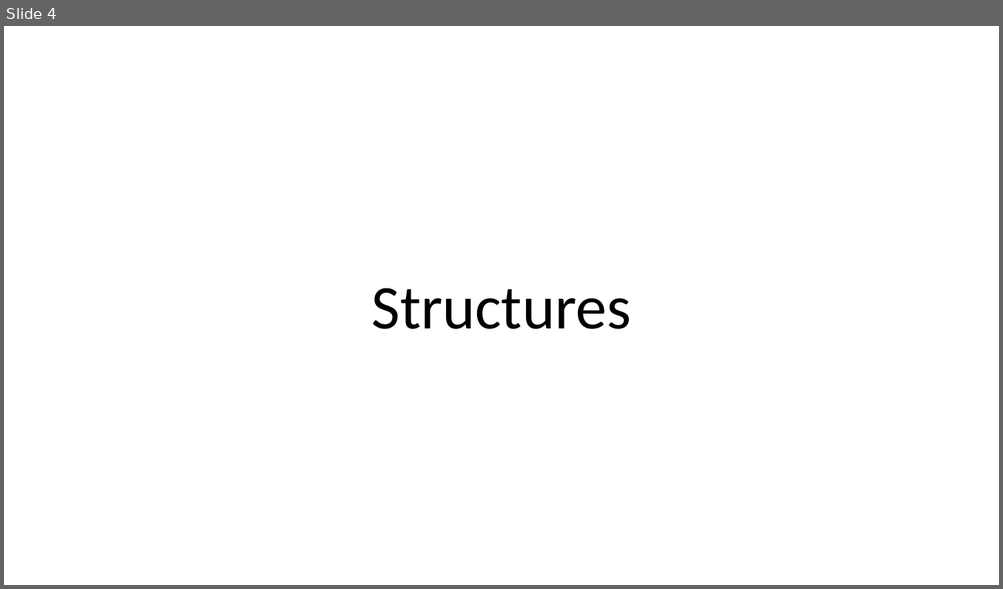
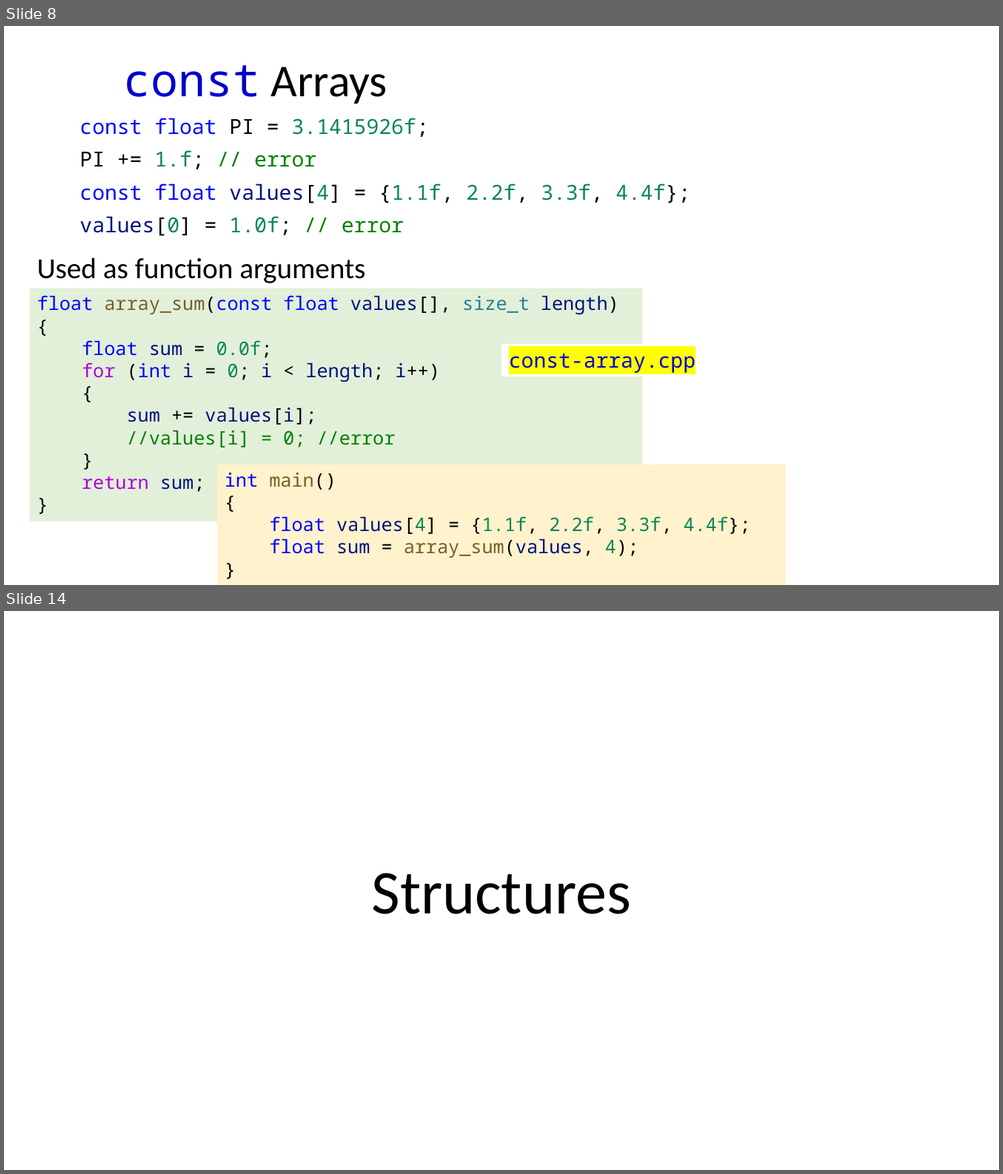
Before and after one commit to dayekuaipao/CPPLearning, a slide deck: week04/Lecture04.pptx. Shown one above the other, each under a label of ours: slide 4 before the commit, slides 8 and 14 after it; the slides between them are not shown. The pictures are 1003x589 and 1003x1174 pixels, drawn with LibreOffice and Linux fonts; fonts in the diff are those of the drawing; background and template pictures are left out. Boxes give left, top, right and bottom in pixels: in the first picture for what was removed or moved away, otherwise in the second. Text is boxed around its words. In the diff, an @@ line names an element or a change of style, - is before the commit and + after.

```diff
--- a/week04/Lecture04.pptx
+++ b/week04/Lecture04.pptx
@@ slide 8 added at bbox=[4, 26, 999, 585], background #FFFFFF @@
@@ title added at bbox=[124, 65, 387, 104], 44 pt, text #000000 @@
+const Arrays
@@ text added at bbox=[79, 118, 690, 236], 20 pt, text #098658 @@
+const float PI = 3.1415926f;
+PI += 1.f; // error
+const float values[4] = {1.1f, 2.2f, 3.3f, 4.4f};
+values[0] = 1.0f; // error
@@ text added at bbox=[37, 258, 365, 284], 28 pt, text #000000 @@
+Used as function arguments
@@ rectangle added at bbox=[29, 289, 642, 522], fill #E2F0D9, 18 pt, text #001080 @@
+float array_sum(const float values[], size_t length)
+{
+float sum = 0.0f;
+for (int i = 0; i < length; i++)
+{
+sum += values[i];
+//values[i] = 0; //error
+}
+return sum;
+}
@@ rectangle added at bbox=[502, 344, 706, 377], fill #FFFFFF, 20 pt, text #0000CC @@
+const-array.cpp
@@ rectangle added at bbox=[217, 465, 786, 585], fill #FFF2CC, 18 pt, text #000000 @@
+int main()
+{
+float values[4] = {1.1f, 2.2f, 3.3f, 4.4f};
+float sum = array_sum(values, 4);
+}
@@ what was slide 4 is now slide 14 @@
```
Also in this commit, not shown: 1 slide changed, 9 other slides added, 1 slide removed, 9 other files.
